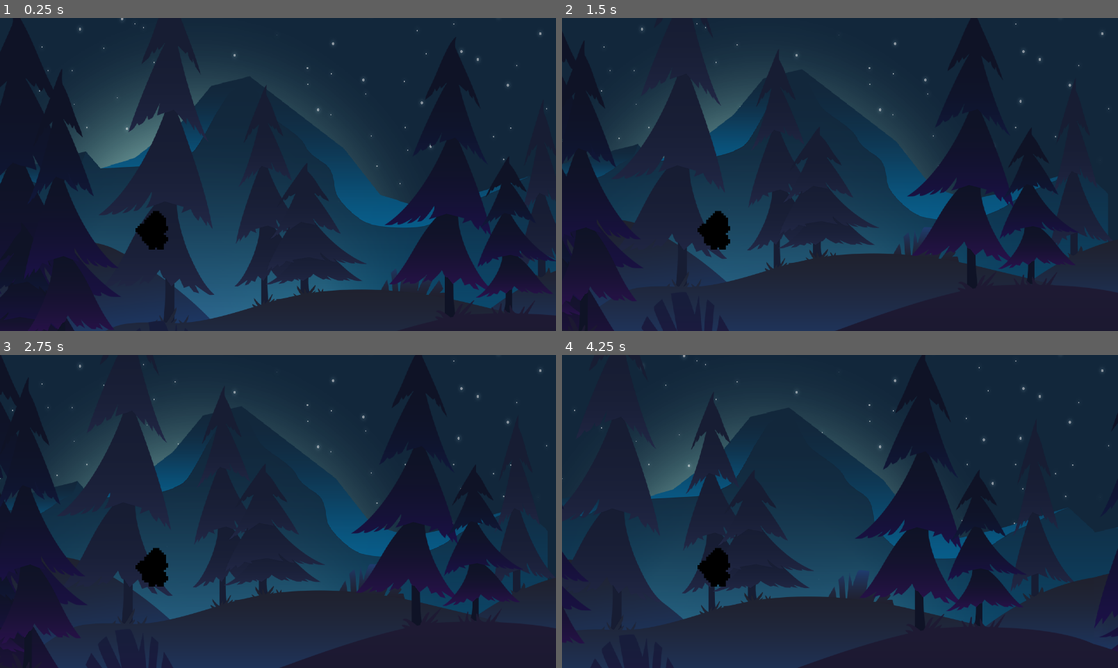
Above: before the commit, frames 1-4 (two rows, left to right).
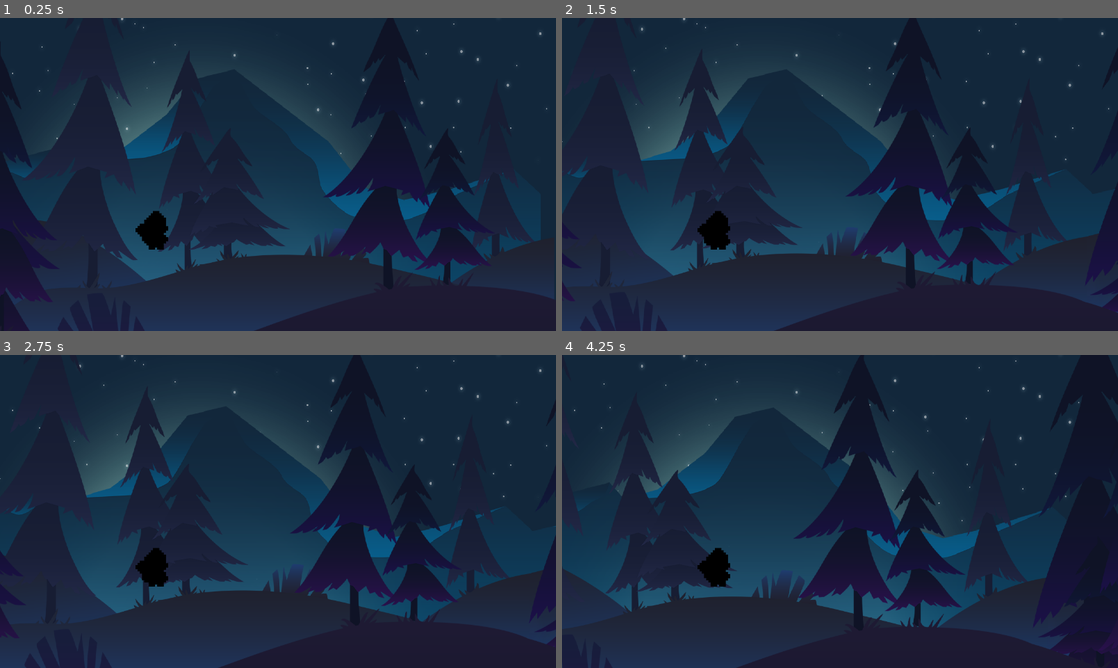
Above: after the commit, the same moments.

Repository: TsuYorudan/game
Game: Godot game, scene res://Scenes/Main.tscn
Same seed, same stepped clock (60 frames per second), same inputs: the game is played once before the commit and once after it.
Inputs:
- Up to frame 1 (0.25 s): no input
- Up to frame 2 (1.5 s): hold Up (chaka) 0.53-1.28 s; hold D (right) from 0.53 s (still down); tap W (jump) at 0.77 s; tap Down (don) at 1.35 s
- Up to frame 3 (2.75 s): tap W (jump) at 1.52 s; release D (right) at 2.03 s; hold A (left) from 2.03 s (still down); hold Left (pata) from 2.03 s (still down)
- Up to frame 4 (4.25 s): release A (left) at 2.78 s; release Left (pata) at 2.78 s; hold D (right) from 2.78 s (still down); tap Right (pon) at 2.85 s; tap W (jump) at 3.02, 3.77 s; hold Up (chaka) from 3.53 s (still down)

The runs differ from the first frame. In frame 1, 26% of the frame differs, in the area x 0-100%, y 2-100%; in frame 2, 22%; in frame 3, 22%; in frame 4, 25%.

Commit message:
made the parallax its own scene

Diff:
--- a/game-main-(2)/Scenes/Main.tscn
+++ b/game-main-(2)/Scenes/Main.tscn
@@ -1,14 +1,10 @@
-[gd_scene load_steps=12 format=3 uid="uid://cognliff8vmtt"]
+[gd_scene load_steps=8 format=3 uid="uid://cognliff8vmtt"]
 
 [ext_resource type="PackedScene" uid="uid://bj74kaevi1j5f" path="res://Scenes/rhythm_system.tscn" id="1_r150o"]
-[ext_resource type="Script" path="res://Scripts/command_manager.gd" id="2_idj7w"]
+[ext_resource type="Script" uid="uid://c51j17gv52hvx" path="res://Scripts/command_manager.gd" id="2_idj7w"]
 [ext_resource type="PackedScene" uid="uid://co8xgbq66u62g" path="res://Scenes/player.tscn" id="3_kln2b"]
-[ext_resource type="Texture2D" uid="uid://dvw8tpj55iegq" path="res://Assets/layers/sky.png" id="4_rgh2o"]
-[ext_resource type="Texture2D" uid="uid://ct0oy3u2sma6k" path="res://Assets/layers/ground_1.png" id="4_v1gob"]
-[ext_resource type="Script" path="res://Scenes/player.gd" id="4_vy5pj"]
-[ext_resource type="Texture2D" uid="uid://ckjdtv3me0dps" path="res://Assets/layers/ground_2.png" id="5_jw32o"]
-[ext_resource type="Texture2D" uid="uid://de0lskgxcw23r" path="res://Assets/layers/ground_3.png" id="6_50glp"]
-[ext_resource type="Texture2D" uid="uid://be57v1w7o7swu" path="res://Assets/layers/rocks.png" id="7_jw32o"]
+[ext_resource type="PackedScene" uid="uid://dahsxfj4yr7el" path="res://Scenes/bg.tscn" id="3_pbw6q"]
+[ext_resource type="Script" uid="uid://db1xlw6glheqh" path="res://Scenes/player.gd" id="4_vy5pj"]
 
 [sub_resource type="GDScript" id="GDScript_u0rai"]
 
@@ -23,8 +19,10 @@
 [node name="CommandManager" type="Node" parent="."]
 script = ExtResource("2_idj7w")
 
+[node name="BG" parent="." instance=ExtResource("3_pbw6q")]
+
 [node name="CharacterBody2D" parent="." instance=ExtResource("3_kln2b")]
-position = Vector2(-565, 442)
+position = Vector2(-123, 643)
 scale = Vector2(10, 10)
 script = ExtResource("4_vy5pj")
 speed = 200.0
@@ -35,63 +33,6 @@
 scale = Vector2(0.1, 0.1)
 zoom = Vector2(0.5, 0.5)
 
-[node name="ParallaxBackground2" type="ParallaxBackground" parent="."]
-scale = Vector2(0.8, 0.8)
-transform = Transform2D(0.8, 0, 0, 0.8, 0, 0)
-scroll_ignore_camera_zoom = true
-
-[node name="ParallaxLayer5" type="ParallaxLayer" parent="ParallaxBackground2"]
-scale = Vector2(1, 1.2)
-motion_scale = Vector2(0, 0)
-motion_mirroring = Vector2(1920, 0)
-
-[node name="Sprite2D" type="Sprite2D" parent="ParallaxBackground2/ParallaxLayer5"]
-position = Vector2(576, 324)
-texture = ExtResource("4_rgh2o")
-offset = Vector2(0, 0.145)
-
-[node name="ParallaxLayer4" type="ParallaxLayer" parent="ParallaxBackground2"]
-motion_scale = Vector2(0.1, 0.1)
-motion_mirroring = Vector2(1920, 0)
-
-[node name="Sprite2D" type="Sprite2D" parent="ParallaxBackground2/ParallaxLayer4"]
-position = Vector2(576, 324)
-scale = Vector2(1, 1.35)
-texture = ExtResource("7_jw32o")
-offset = Vector2(0, 0.145)
-
-[node name="ParallaxLayer" type="ParallaxLayer" parent="ParallaxBackground2"]
-scale = Vector2(1, 1.2)
-motion_scale = Vector2(0.3, 0.3)
-motion_mirroring = Vector2(1920, 0)
-
-[node name="Sprite2D" type="Sprite2D" parent="ParallaxBackground2/ParallaxLayer"]
-position = Vector2(576, 324)
-scale = Vector2(1, 1.04167)
-texture = ExtResource("4_v1gob")
-offset = Vector2(0, 0.145)
-
-[node name="ParallaxLayer2" type="ParallaxLayer" parent="ParallaxBackground2"]
-scale = Vector2(1, 1.25)
-motion_scale = Vector2(0.5, 0.5)
-motion_mirroring = Vector2(1920, 0)
-
-[node name="Sprite2D" type="Sprite2D" parent="ParallaxBackground2/ParallaxLayer2"]
-position = Vector2(576, 324)
-scale = Vector2(0.998975, 1)
-texture = ExtResource("5_jw32o")
-offset = Vector2(0, 0.145)
-
-[node name="ParallaxLayer3" type="ParallaxLayer" parent="ParallaxBackground2"]
-scale = Vector2(1, 1.25)
-motion_scale = Vector2(0.4, 0.4)
-motion_mirroring = Vector2(1920, 0)
-
-[node name="Sprite2D" type="Sprite2D" parent="ParallaxBackground2/ParallaxLayer3"]
-position = Vector2(576, 324)
-texture = ExtResource("6_50glp")
-offset = Vector2(0, 0.145)
-
 [node name="StaticBody2D" type="StaticBody2D" parent="."]
 position = Vector2(13, -12)
 
--- /dev/null
+++ b/game-main-(2)/Scenes/bg.tscn
@@ -0,0 +1,66 @@
+[gd_scene load_steps=6 format=3 uid="uid://dahsxfj4yr7el"]
+
+[ext_resource type="Texture2D" uid="uid://dvw8tpj55iegq" path="res://Assets/layers/sky.png" id="1_h0vxs"]
+[ext_resource type="Texture2D" uid="uid://be57v1w7o7swu" path="res://Assets/layers/rocks.png" id="2_wh7op"]
+[ext_resource type="Texture2D" uid="uid://ct0oy3u2sma6k" path="res://Assets/layers/ground_1.png" id="3_k2fby"]
+[ext_resource type="Texture2D" uid="uid://ckjdtv3me0dps" path="res://Assets/layers/ground_2.png" id="4_gtuxm"]
+[ext_resource type="Texture2D" uid="uid://de0lskgxcw23r" path="res://Assets/layers/ground_3.png" id="5_hjmtd"]
+
+[node name="BG" type="Node2D"]
+
+[node name="ParallaxBackground2" type="ParallaxBackground" parent="."]
+scale = Vector2(0.8, 0.8)
+transform = Transform2D(0.8, 0, 0, 0.8, 0, 0)
+scroll_ignore_camera_zoom = true
+
+[node name="ParallaxLayer5" type="ParallaxLayer" parent="ParallaxBackground2"]
+scale = Vector2(1, 1.2)
+motion_scale = Vector2(0, 0)
+motion_mirroring = Vector2(1920, 0)
+
+[node name="Sprite2D" type="Sprite2D" parent="ParallaxBackground2/ParallaxLayer5"]
+position = Vector2(576, 324)
+texture = ExtResource("1_h0vxs")
+offset = Vector2(0, 0.145)
+
+[node name="ParallaxLayer4" type="ParallaxLayer" parent="ParallaxBackground2"]
+motion_scale = Vector2(0.1, 0.1)
+motion_mirroring = Vector2(1920, 0)
+
+[node name="Sprite2D" type="Sprite2D" parent="ParallaxBackground2/ParallaxLayer4"]
+position = Vector2(576, 324)
+scale = Vector2(1, 1.35)
+texture = ExtResource("2_wh7op")
+offset = Vector2(0, 0.145)
+
+[node name="ParallaxLayer" type="ParallaxLayer" parent="ParallaxBackground2"]
+scale = Vector2(1, 1.2)
+motion_scale = Vector2(0.3, 0.3)
+motion_mirroring = Vector2(1920, 0)
+
+[node name="Sprite2D" type="Sprite2D" parent="ParallaxBackground2/ParallaxLayer"]
+position = Vector2(576, 324)
+scale = Vector2(1, 1.04167)
+texture = ExtResource("3_k2fby")
+offset = Vector2(0, 0.145)
+
+[node name="ParallaxLayer2" type="ParallaxLayer" parent="ParallaxBackground2"]
+scale = Vector2(1, 1.25)
+motion_scale = Vector2(0.5, 0.5)
+motion_mirroring = Vector2(1920, 0)
+
+[node name="Sprite2D" type="Sprite2D" parent="ParallaxBackground2/ParallaxLayer2"]
+position = Vector2(576, 324)
+scale = Vector2(0.998975, 1)
+texture = ExtResource("4_gtuxm")
+offset = Vector2(0, 0.145)
+
+[node name="ParallaxLayer3" type="ParallaxLayer" parent="ParallaxBackground2"]
+scale = Vector2(1, 1.25)
+motion_scale = Vector2(0.4, 0.4)
+motion_mirroring = Vector2(1920, 0)
+
+[node name="Sprite2D" type="Sprite2D" parent="ParallaxBackground2/ParallaxLayer3"]
+position = Vector2(576, 324)
+texture = ExtResource("5_hjmtd")
+offset = Vector2(0, 0.145)
--- a/game-main-(2)/project.godot
+++ b/game-main-(2)/project.godot
@@ -12,7 +12,7 @@
 
 config/name="Game-main-final"
 run/main_scene="res://Scenes/Main.tscn"
-config/features=PackedStringArray("4.3", "Forward Plus")
+config/features=PackedStringArray("4.4", "Forward Plus")
 config/icon="res://icon.svg"
 
 [display]
Not shown: 1 places in game-main-(2)/Scenes/rhythm_system.tscn that only renumber resources
Renamed: game-main-(2)/Scenes/CombatManager.gd -> game-main-(2)/Scripts/CombatManager.gd
Not shown, added: game-main-(2)/Scripts/CombatManager.gd.uid
Renamed: game-main-(2)/Scenes/CommandSystem.gd -> game-main-(2)/Scripts/CommandSystem.gd
Not shown, changed: game-main-(2)/Scripts/CommandSystem.gd.uid
